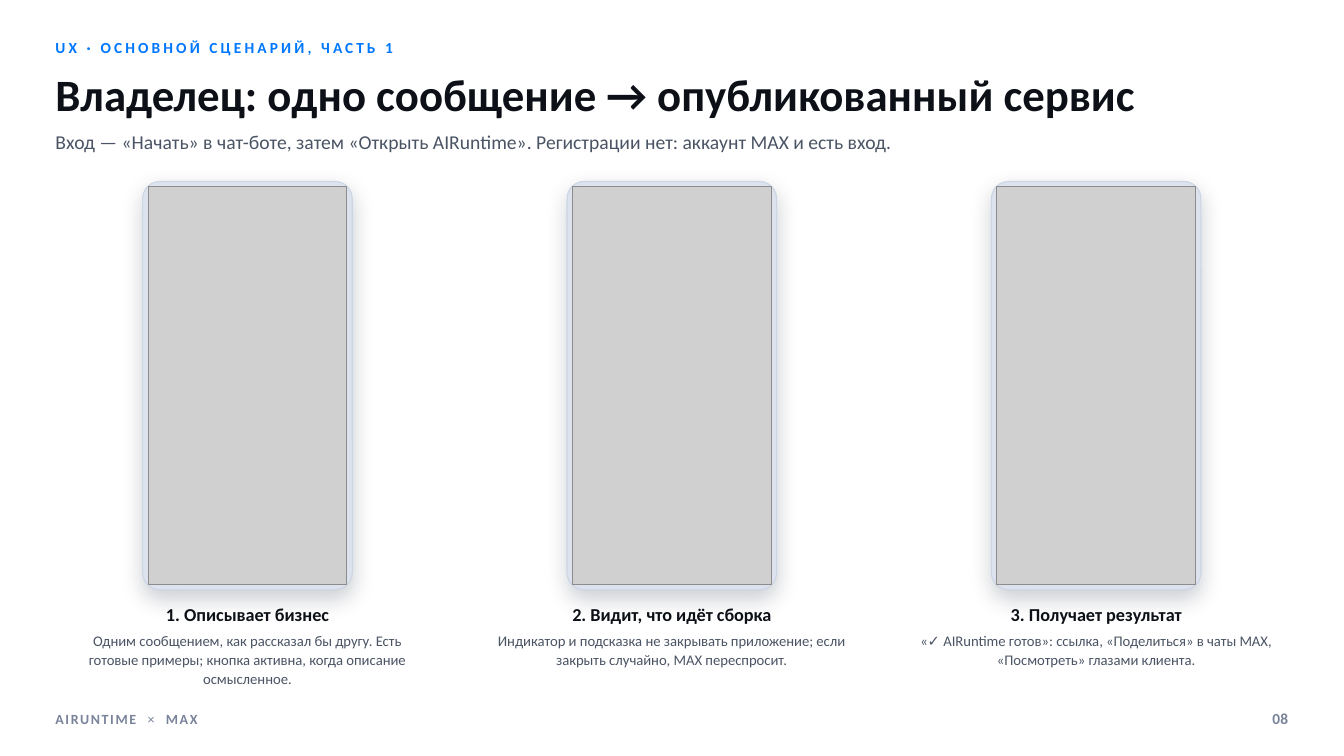
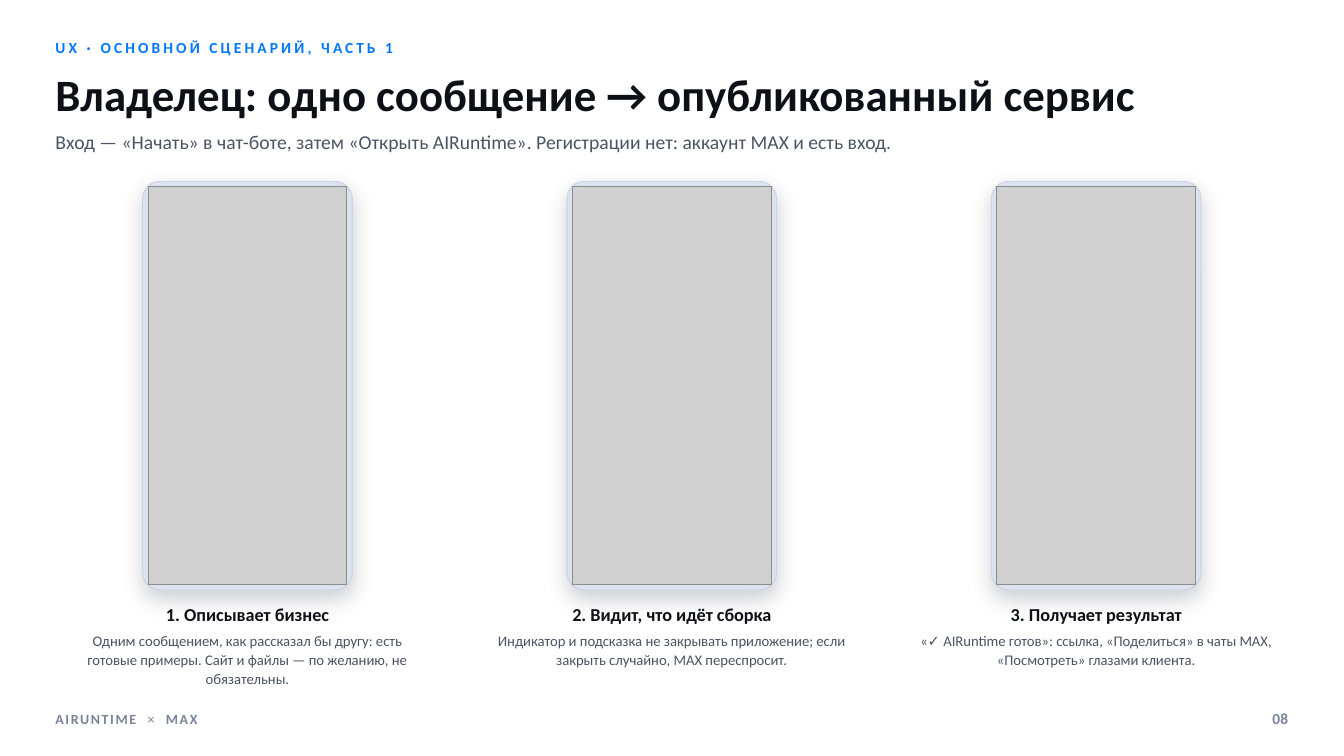
Before and after one commit to airuntime-ru/airuntime, a slide deck: slide 8 of docs/max-presentation/presentation.pptx. Drawn at 1344x756 pixels with LibreOffice and Linux fonts; fonts in the diff are those of the drawing; grey boxes stand for pictures. Boxes give left, top, right and bottom in pixels: in the first picture for what was removed or moved away, otherwise in the second. Text is boxed around its words. In the diff, an @@ line names an element or a change of style, - is before the commit and + after.

```diff
--- a/docs/max-presentation/presentation.pptx
+++ b/docs/max-presentation/presentation.pptx
@@ text at (87, 636, 407, 684): text changed @@
-Одним сообщением, как рассказал бы другу. Есть готовые примеры; кнопка активна, когда описание осмысленное.
+Одним сообщением, как рассказал бы другу: есть готовые примеры. Сайт и файлы — по желанию, не обязательны.
```
Also in this commit, not shown: 2 other slides changed, 8 other files.
